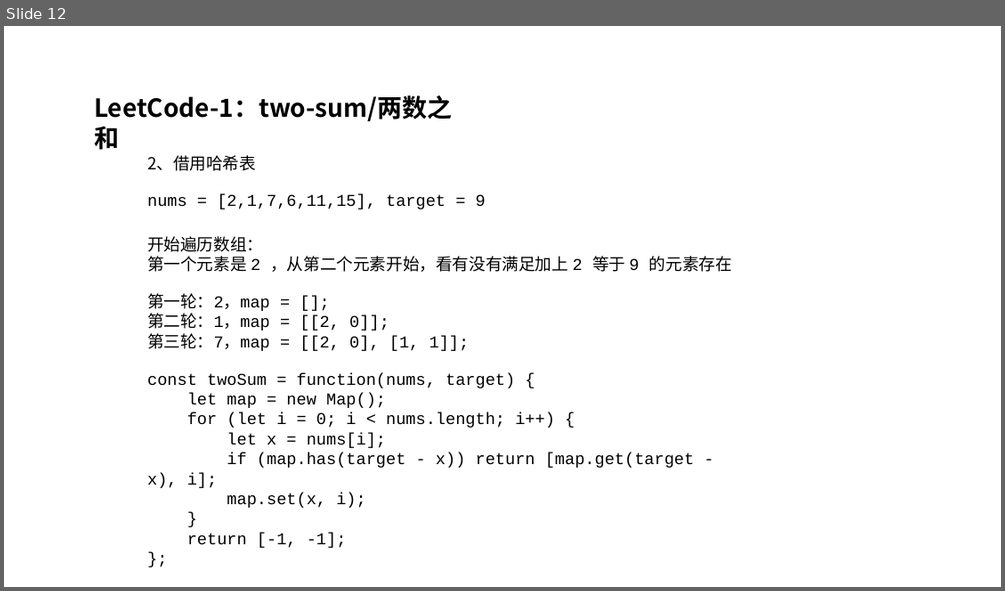
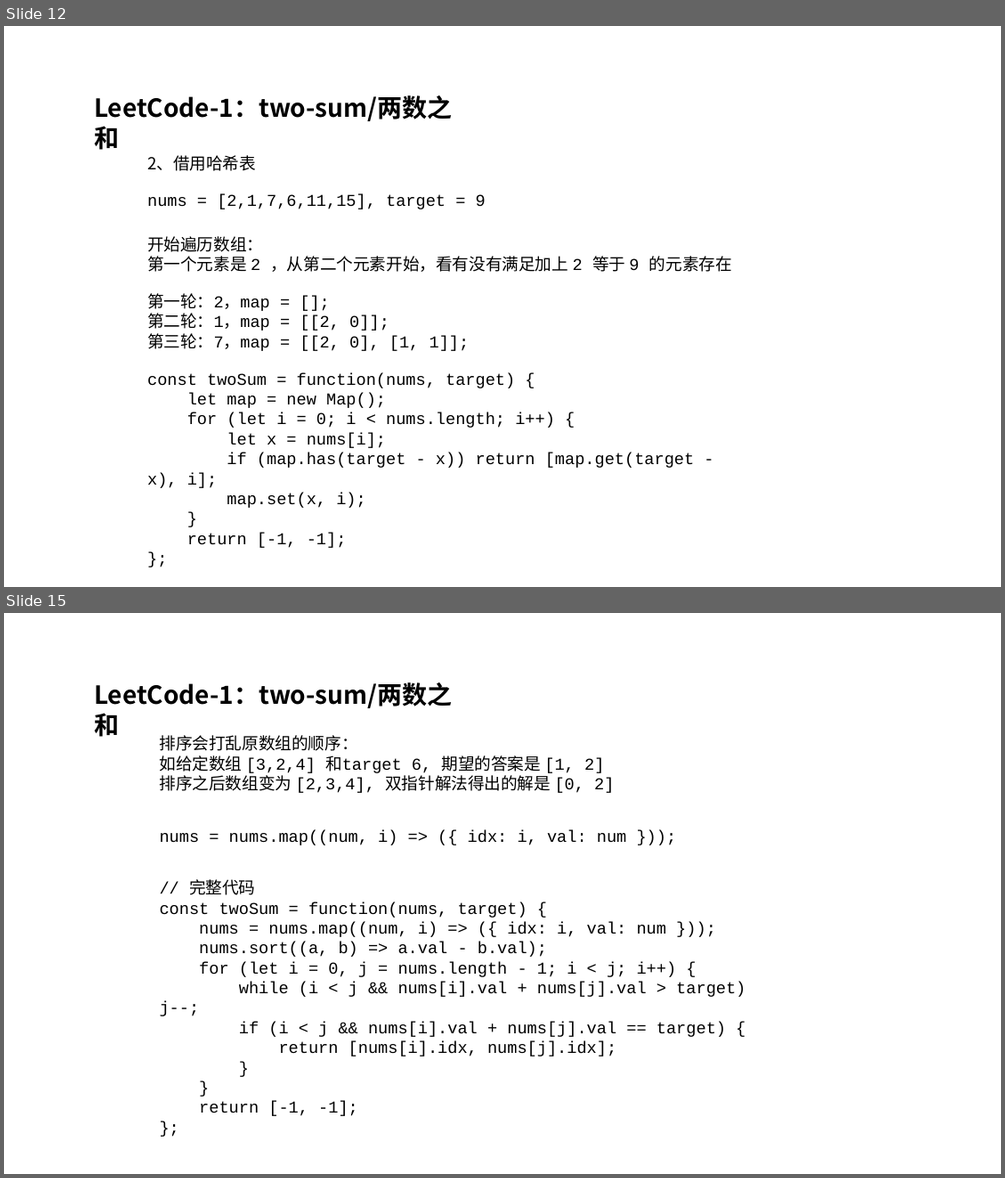
Before and after one commit to hemingqiao/algorithms, a slide deck: miao/LC1-two-sum(时间复杂度简介).pptx. Shown one above the other, each under a label of ours: slide 12 before the commit, slides 12 and 15 after it; the slides between them are not shown. The pictures are 1005x591 and 1005x1178 pixels, drawn with LibreOffice and Linux fonts; fonts in the diff are those of the drawing. Boxes give left, top, right and bottom in pixels: in the first picture for what was removed or moved away, otherwise in the second. Text is boxed around its words. In the diff, an @@ line names an element or a change of style, - is before the commit and + after.

```diff
--- a/miao/LC1-two-sum(时间复杂度简介).pptx
+++ b/miao/LC1-two-sum(时间复杂度简介).pptx
@@ slide 15 added at (4,613,1001,1174), background #FFFFFF @@
@@ text added at (94,682,452,737), 24 pt, text #000000, bold @@
+LeetCode-1：two-sum/两数之和
@@ text added at (160,735,614,793), 16 pt, text #000000 @@
+排序会打乱原数组的顺序：
+如给定数组 [3,2,4] 和target 6, 期望的答案是 [1, 2]
+排序之后数组变为 [2,3,4], 双指针解法得出的解是 [0, 2]
@@ text added at (160,830,627,845), 16 pt, text #000000 @@
+nums = nums.map((num, i) => ({ idx: i, val: num }));
@@ text added at (160,879,745,1116), 16 pt, text #000000 @@
+// 完整代码
+const twoSum = function(nums, target) {
+nums = nums.map((num, i) => ({ idx: i, val: num }));
+nums.sort((a, b) => a.val - b.val);
+for (let i = 0, j = nums.length - 1; i < j; i++) {
+while (i < j && nums[i].val + nums[j].val > target) j--;
+if (i < j && nums[i].val + nums[j].val == target) {
+return [nums[i].idx, nums[j].idx];
+}
+}
+return [-1, -1];
+};
```
Also in this commit, not shown: 1 slide changed, 3 other slides added, 1 slide removed.
